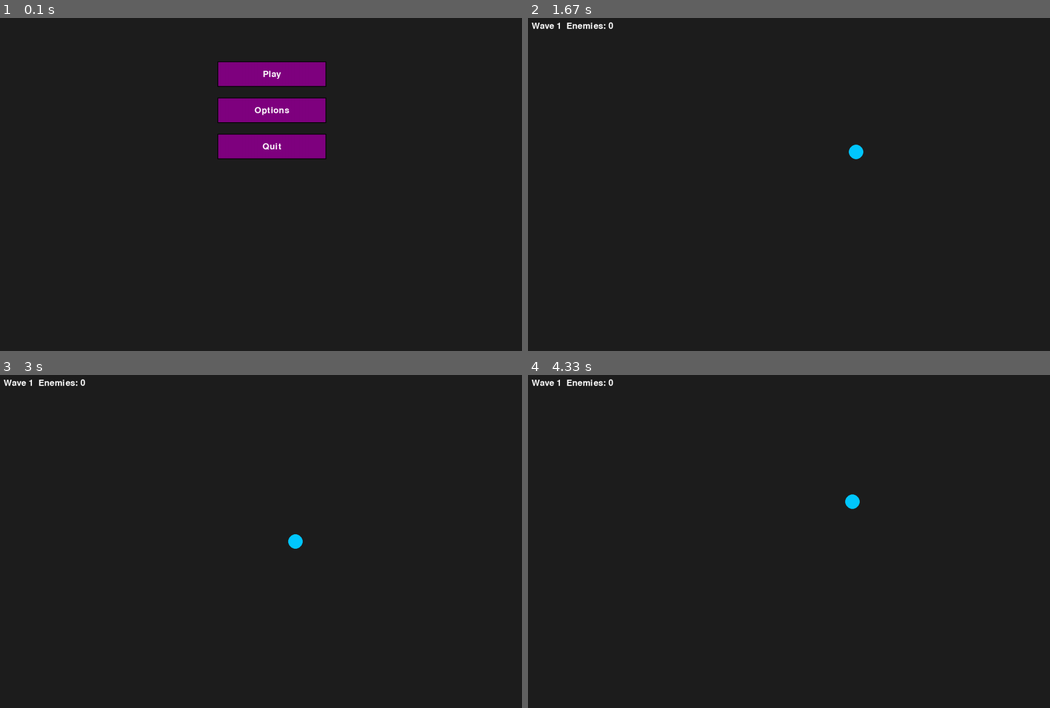
Above: before the commit, frames 1-4 (two rows, left to right).
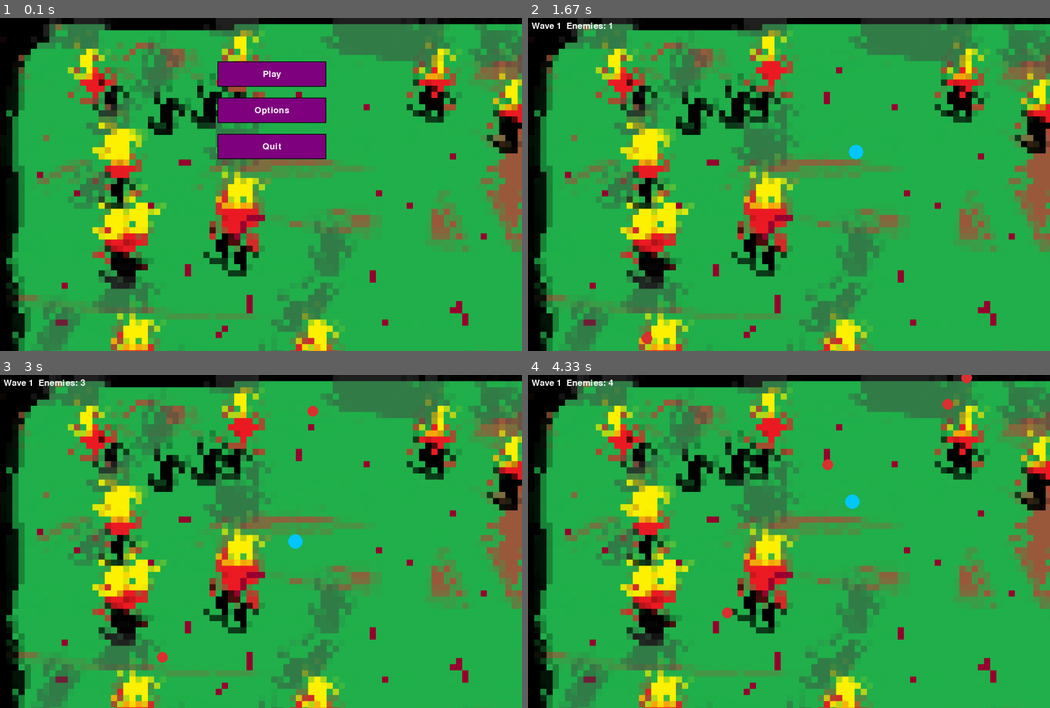
Above: after the commit, the same moments.

Repository: heroa028/Pygame_Fordypning
Game: pygame game, started from Kode/hoved.py
The game is run twice, just before and just after one commit, with the same random seed, the same clock (stepped at 60 frames per second) and the same inputs.
Inputs (mouse positions are in pixels of both pictures, inside the frame that each line leads up to):
- Up to frame 1 (0.1 s): no input
- Up to frame 2 (1.67 s): click "Play" at 0.38 s; hold Right 0.67-1.13 s; move the mouse to (768, 197) at 0.7 s; hold Up 1.17-1.47 s; hold Right from 1.5 s (still down)
- Up to frame 3 (3 s): release Right at 1.97 s; hold Left 2-2.53 s; hold Down 2.57-2.87 s; hold Left from 2.9 s (still down)
- Up to frame 4 (4.33 s): release Left at 3.3 s; hold Up 3.33-3.7 s; hold Right from 3.73 s (still down)

The runs differ from the first frame. In frame 1, 94% of the frame differs, in the area x 0-100%, y 0-100%; in frame 2, 98%; in frame 3, 98%; in frame 4, 98%.

Commit message:
Fikset problemer med spawning av fiender av å legge til en liste på bunnen av funksjonen som viser hvor og hva som skal spawnes.

Diff:
--- a/Kode/hoved.py
+++ b/Kode/hoved.py
@@ -22,6 +22,7 @@
 BUTTON_COLOR = (128, 0, 128)
 HOVER_COLOR = (100, 170, 220)
 TEXT_COLOR = (255, 255, 255)
+BG_IMAGE = pygame.image.load("Bakgrunner/Bakgrunn_battle1.png").convert()
 
 # Denne loader defualt fonten i str 36
 
@@ -83,6 +84,7 @@
     if side == "bottom": x, y = random.randint(0, WIDTH), HEIGHT + 20
     if side == "left":   x, y = -20, random.randint(0, HEIGHT)
     if side == "right":  x, y = WIDTH + 20, random.randint(0, HEIGHT)
+    enemies.append({"x": x, "y": y, "radius": 15, "speed": 2})
     # Denne kjører hver eneste frame og hvis det forsatt er noen fiender som må spawne så teller den hvor mange frames mellom hver spawn. den sjekker også om "Waven" er ferdig og hvis den er det lager den en ny kø med flere fiender for neste "wave"
 def wave_update():
     global enemies_to_spawn, spawn_timer, wave
@@ -188,6 +190,7 @@
 
     # Draw
     screen.fill(BG) # lager bakgrunnen med fargen (BG)
+    screen.blit(BG_IMAGE, (0,0))
     if Meny:
         for button in buttons:
             button.draw(screen) # Lager meny knappene
